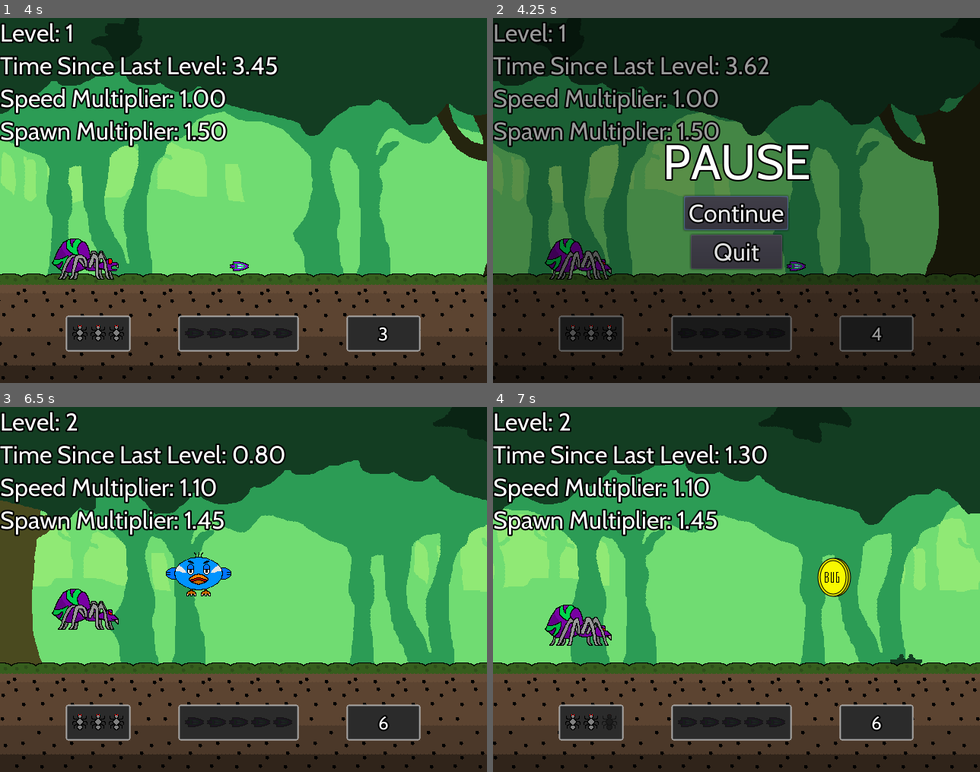
Above: before the commit, frames 1-4 (two rows, left to right).
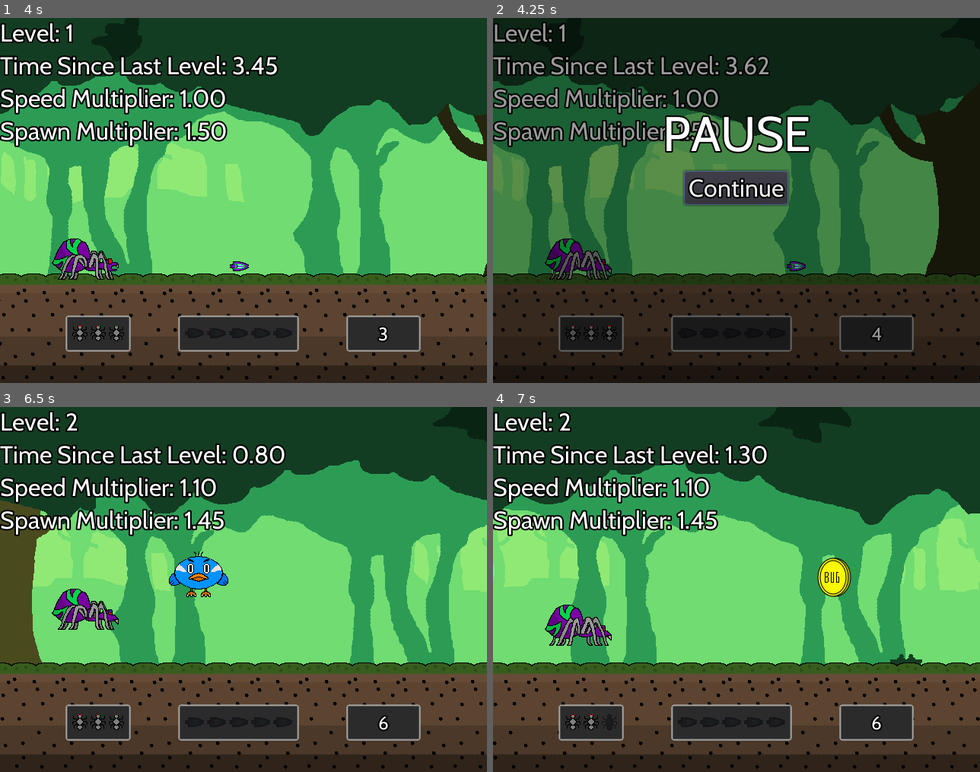
Above: after the commit, the same moments.

Repository: Gravedigger7789/spider-scramble
Game: Godot game, scene res://src/Level/SplashScreen.tscn
The game is run twice, just before and just after one commit, with the same random seed, the same clock (stepped at 60 frames per second) and the same inputs. Sound files missing from this copy of the repository are replaced by a short silence.
Inputs (mouse positions are in pixels of both pictures, inside the frame that each line leads up to):
- Up to frame 1 (4 s): tap Enter at 0.5 s; move the mouse to (350, 182) at 0.52 s; hold Z (attack) 0.53-1.28 s; click (350, 182) at 0.67 s; tap Up (jump) at 0.77, 0.8, 1.07, 1.35, 1.52, 1.82, 2.3, 3.02, 3.32 s; move the mouse to (146, 218) at 1.27 s; click (146, 218) at 1.42 s; tap Z (attack) at 1.55, 2.85 s; move the mouse to (292, 120) at 2.02 s; hold Z (attack) 2.03-2.78 s; click (292, 120) at 2.17 s; move the mouse to (219, 273) at 2.77 s; click (219, 273) at 2.92 s; move the mouse to (389, 255) at 3.52 s; hold Up (jump) from 3.53 s (still down); click (389, 255) at 3.67 s
- Up to frame 2 (4.25 s): keep holding Up (jump); tap Escape (pause) at 4.15 s
- Up to frame 3 (6.5 s): release Up (jump) at 4.25 s; click "Continue" at 4.25 s; move the mouse to (97, 534) at 5.02 s; tap Z (attack) at 5.1 s; click (97, 534) at 5.17 s; tap Up (jump) at 5.27, 5.57, 6.05 s; move the mouse to (267, 589) at 5.77 s; hold Z (attack) from 5.78 s (still down); click (267, 589) at 5.92 s
- Up to frame 4 (7 s): move the mouse to (663, 498) at 6.52 s; release Z (attack) at 6.53 s; tap Up (jump) at 6.6, 6.77 s; click (663, 498) at 6.67 s; tap Z (attack) at 6.8 s

Frame 1 is identical in both runs. In frame 2, 7.9% of the frame differs, in the area x 35-66%, y 26-69%; in frame 3, 0.4%; in frame 4, nothing differs.

Commit message:
Mobile improvements (#24)
* Moving buttons closer to center

* Changing bullet to make it across the screen

* Added play again button

* Changed play again button size

* Fixing typing

* Fixing birb animation

* changing play button anchor

* Removing quit button since it doesn't work on mobile

* Fixing animation

* Fixed Play again button size

Diff:
--- a/src/Actors/Birb.gd
+++ b/src/Actors/Birb.gd
@@ -16,6 +16,8 @@
 func _physics_process(_delta: float) -> void:
 	if velocity.y > 0:
 		animation_player.play("fall")
+	else:
+		animation_player.play("jump")
 	if is_on_floor():
 		animation_player.play("RESET")
 	jump_detector_collision.shape.extents.x = JUMP_DETECTION_DISTANCE * Difficulty.speed_modifier
--- a/src/GUI/GameGUI.tscn
+++ b/src/GUI/GameGUI.tscn
@@ -98,7 +98,7 @@
 
 [node name="JumpButton" type="TouchScreenButton" parent="MobileButtons"]
 modulate = Color( 1, 1, 1, 0.588235 )
-position = Vector2( 32, 352 )
+position = Vector2( 40, 352 )
 scale = Vector2( 2, 2 )
 normal = ExtResource( 11 )
 pressed = ExtResource( 12 )
@@ -115,7 +115,7 @@
 
 [node name="AttackButton" type="TouchScreenButton" parent="MobileButtons/RightAlignment"]
 modulate = Color( 1, 1, 1, 0.588235 )
-position = Vector2( -160, 352 )
+position = Vector2( -168, 352 )
 scale = Vector2( 2, 2 )
 normal = ExtResource( 9 )
 pressed = ExtResource( 13 )
--- a/src/GUI/GameOverMenu.gd
+++ b/src/GUI/GameOverMenu.gd
@@ -8,31 +8,10 @@
 onready var score_value: Label = $Background/ColorRect/CenterContainer/VBoxContainer/ScoreContainer/PanelContainer/ScoreValue
 
 
-func _ready():
-	set_process_input(false)
-
-
 func show() -> void:
 	audio_stream_player.play()
 	get_tree().paused = true
-	set_process_input(true)
 	.show()
-
-
-func _input(event: InputEvent) -> void:
-	if (
-		event.is_action_pressed("attack")
-		or event.is_action_pressed("jump")
-		or event.is_action_pressed("pause")
-		or event is InputEventMouseButton
-	):
-		get_tree().set_input_as_handled()
-		hide()
-		set_process_input(false)
-		get_tree().paused = false
-		var connected := get_tree().reload_current_scene()
-		if connected != OK:
-			push_error("Could not reload scene")
 
 
 func set_time(value: float) -> void:
@@ -45,3 +24,10 @@
 	if score != value:
 		score = value
 		score_value.text = "%.0f" % (score)
+
+
+func _on_ContinueButton_pressed() -> void:
+	get_tree().paused = false
+	var connected := get_tree().reload_current_scene()
+	if connected != OK:
+		push_error("Could not reload scene")
--- a/src/GUI/GameOverMenu.tscn
+++ b/src/GUI/GameOverMenu.tscn
@@ -32,6 +32,21 @@
 "_edit_use_anchors_": false
 }
 
+[node name="ContinueButton" type="Button" parent="Background/ColorRect"]
+anchor_left = 0.5
+anchor_top = 0.825
+anchor_right = 0.5
+anchor_bottom = 0.825
+margin_left = -160.0
+margin_top = -45.0
+margin_right = 160.0
+rect_min_size = Vector2( 320, 0 )
+size_flags_horizontal = 4
+text = "Play Again!"
+__meta__ = {
+"_edit_use_anchors_": false
+}
+
 [node name="CenterContainer" type="CenterContainer" parent="Background/ColorRect"]
 anchor_right = 1.0
 anchor_bottom = 0.75
@@ -41,11 +56,11 @@
 
 [node name="VBoxContainer" type="VBoxContainer" parent="Background/ColorRect/CenterContainer"]
 margin_left = 165.0
-margin_top = 79.0
+margin_top = 77.0
 margin_right = 475.0
-margin_bottom = 281.0
+margin_bottom = 283.0
 theme = ExtResource( 1 )
-custom_constants/separation = 6
+custom_constants/separation = 8
 __meta__ = {
 "_edit_use_anchors_": false
 }
@@ -58,9 +73,9 @@
 align = 1
 
 [node name="TimeContainer" type="HBoxContainer" parent="Background/ColorRect/CenterContainer/VBoxContainer"]
-margin_top = 84.0
+margin_top = 86.0
 margin_right = 310.0
-margin_bottom = 140.0
+margin_bottom = 142.0
 custom_constants/separation = 32
 alignment = 1
 
@@ -87,9 +102,9 @@
 align = 1
 
 [node name="ScoreContainer" type="HBoxContainer" parent="Background/ColorRect/CenterContainer/VBoxContainer"]
-margin_top = 146.0
+margin_top = 150.0
 margin_right = 310.0
-margin_bottom = 202.0
+margin_bottom = 206.0
 custom_constants/separation = 32
 alignment = 1
 
@@ -117,3 +132,5 @@
 
 [node name="AudioStreamPlayer" type="AudioStreamPlayer" parent="."]
 stream = ExtResource( 4 )
+
+[connection signal="pressed" from="Background/ColorRect/ContinueButton" to="." method="_on_ContinueButton_pressed"]
--- a/src/GUI/PauseMenu.gd
+++ b/src/GUI/PauseMenu.gd
@@ -24,7 +24,3 @@
 	audio_stream_player.play()
 	get_tree().paused = false
 	hide()
-
-
-func _on_QuitButton_pressed() -> void:
-	get_tree().quit()
--- a/src/GUI/PauseMenu.tscn
+++ b/src/GUI/PauseMenu.tscn
@@ -34,14 +34,17 @@
 
 [node name="CenterContainer" type="CenterContainer" parent="ColorRect"]
 anchor_right = 1.0
-anchor_bottom = 1.0
+anchor_bottom = 0.75
+__meta__ = {
+"_edit_use_anchors_": false
+}
 
 [node name="VBoxContainer" type="VBoxContainer" parent="ColorRect/CenterContainer"]
 margin_left = 223.0
-margin_top = 150.0
+margin_top = 113.0
 margin_right = 417.0
-margin_bottom = 330.0
-custom_constants/separation = 6
+margin_bottom = 246.0
+custom_constants/separation = 10
 
 [node name="Label" type="Label" parent="ColorRect/CenterContainer/VBoxContainer"]
 margin_right = 194.0
@@ -52,24 +55,14 @@
 
 [node name="ContinueButton" type="Button" parent="ColorRect/CenterContainer/VBoxContainer"]
 margin_left = 28.0
-margin_top = 84.0
+margin_top = 88.0
 margin_right = 165.0
-margin_bottom = 129.0
+margin_bottom = 133.0
 rect_min_size = Vector2( 120, 0 )
 size_flags_horizontal = 4
 text = "Continue"
-
-[node name="QuitButton" type="Button" parent="ColorRect/CenterContainer/VBoxContainer"]
-margin_left = 37.0
-margin_top = 135.0
-margin_right = 157.0
-margin_bottom = 180.0
-rect_min_size = Vector2( 120, 0 )
-size_flags_horizontal = 4
-text = "Quit"
 
 [node name="AudioStreamPlayer" type="AudioStreamPlayer" parent="."]
 bus = "Sound Effects"
 
 [connection signal="pressed" from="ColorRect/CenterContainer/VBoxContainer/ContinueButton" to="." method="_on_ContinueButton_pressed"]
-[connection signal="pressed" from="ColorRect/CenterContainer/VBoxContainer/QuitButton" to="." method="_on_QuitButton_pressed"]
--- a/src/Weapons/Projectile.gd
+++ b/src/Weapons/Projectile.gd
@@ -16,10 +16,6 @@
 		body.damage()
 
 
-func _on_Expiration_timeout():
-	queue_free()
-
-
 func hit() -> void:
 	set_deferred("monitorable", false)
 	set_deferred("monitoring", false)
@@ -28,3 +24,7 @@
 	if connected != OK:
 		push_warning("Could not connect hit sound finished")
 	hit_sound.play()
+
+
+func _on_VisibilityNotifier2D_viewport_exited(_viewport: Viewport) -> void:
+	queue_free()
--- a/src/Weapons/Projectile.tscn
+++ b/src/Weapons/Projectile.tscn
@@ -50,13 +50,9 @@
 texture = ExtResource( 3 )
 
 [node name="CollisionShape2D" type="CollisionShape2D" parent="."]
+position = Vector2( -1, -1 )
 rotation = 1.5708
 shape = SubResource( 1 )
-
-[node name="Expiration" type="Timer" parent="."]
-wait_time = 1.5
-one_shot = true
-autostart = true
 
 [node name="AnimationPlayer" type="AnimationPlayer" parent="."]
 autoplay = "idle"
@@ -67,5 +63,8 @@
 stream = ExtResource( 4 )
 bus = "Sound Effects"
 
+[node name="VisibilityNotifier2D" type="VisibilityNotifier2D" parent="."]
+rect = Rect2( -14, -8, 26, 14 )
+
 [connection signal="body_entered" from="." to="." method="_on_Projectile_body_entered"]
-[connection signal="timeout" from="Expiration" to="." method="_on_Expiration_timeout"]
+[connection signal="viewport_exited" from="VisibilityNotifier2D" to="." method="_on_VisibilityNotifier2D_viewport_exited"]
